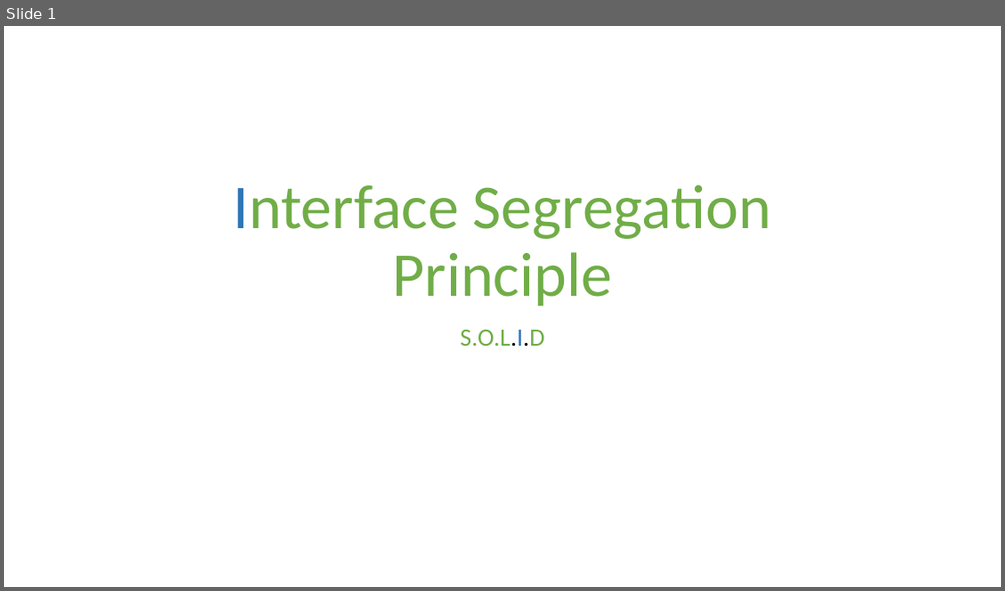
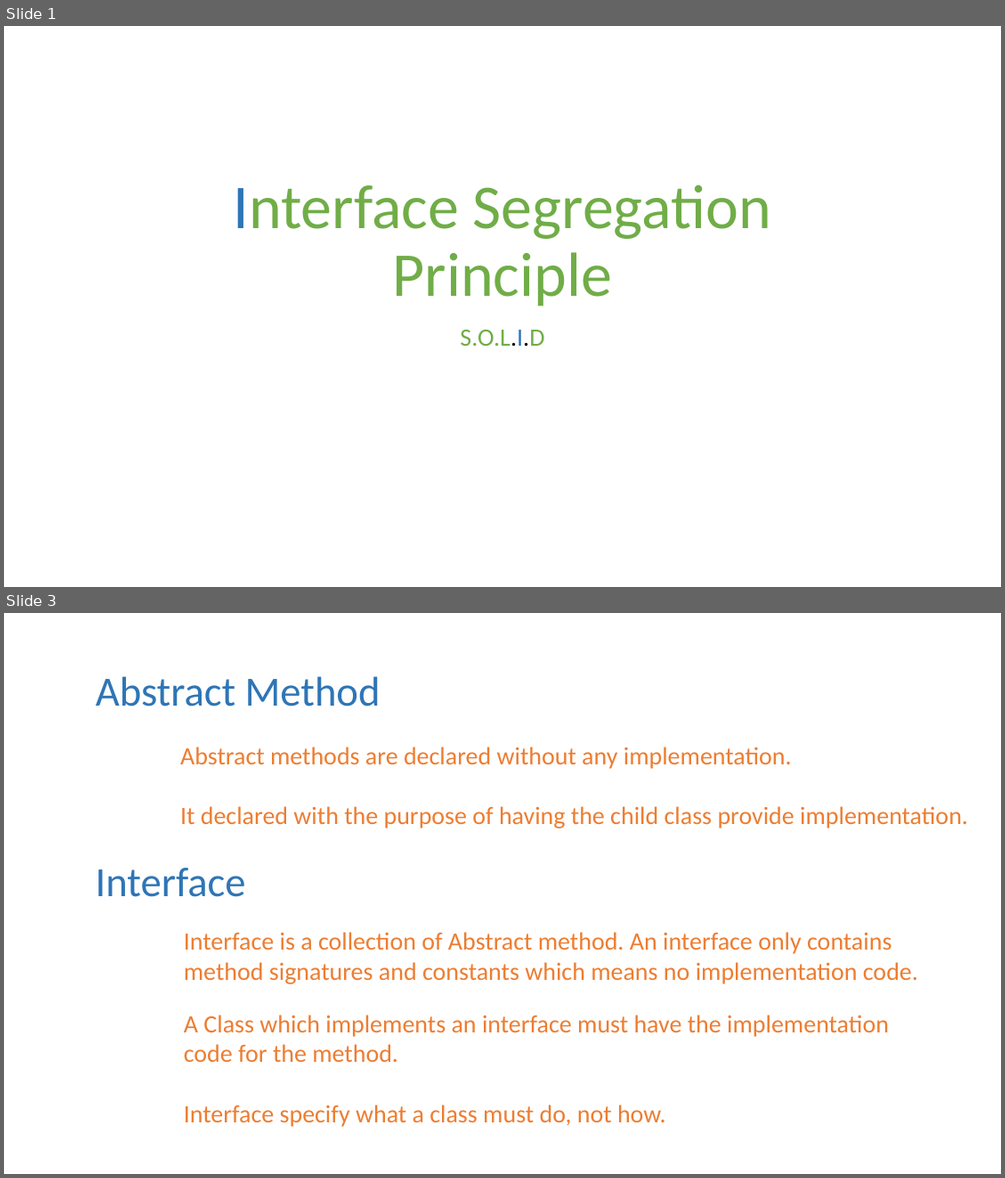
Before and after one commit to Lakshhmi/Java-Exercises, a slide deck: Interface Segregation Principle.pptx. Shown one above the other, each under a label of ours: slide 1 before the commit, slides 1 and 3 after it; the slides between them are not shown. The pictures are 1005x591 and 1005x1178 pixels, drawn with LibreOffice and Linux fonts; fonts in the diff are those of the drawing. Boxes give left, top, right and bottom in pixels: in the first picture for what was removed or moved away, otherwise in the second. Text is boxed around its words. In the diff, an @@ line names an element or a change of style, - is before the commit and + after.

Commit message:
Interface Segregation Principle

```diff
--- a/Interface Segregation Principle.pptx
+++ b/Interface Segregation Principle.pptx
@@ slide 3 added at <box>4,613,1001,1174</box>, background #FFFFFF @@
@@ text added at <box>96,676,380,706</box>, 40 pt, text #2E75B6 @@
+Abstract Method
@@ text added at <box>180,747,968,828</box>, 24 pt, text #ED7D31 @@
+Abstract methods are declared without any implementation.
+It declared with the purpose of having the child class provide implementation.
@@ text added at <box>96,868,246,897</box>, 40 pt, text #2E75B6 @@
+Interface
@@ text added at <box>184,932,918,984</box>, 24 pt, text #ED7D31 @@
+Interface is a collection of Abstract method. An interface only contains
+method signatures and constants which means no implementation code.
@@ text added at <box>184,1014,889,1127</box>, 24 pt, text #ED7D31 @@
+A Class which implements an interface must have the implementation
+code for the method.
+Interface specify what a class must do, not how.
```
Also in this commit, not shown: 1 slide changed, 3 other slides added, 1 slide removed.
